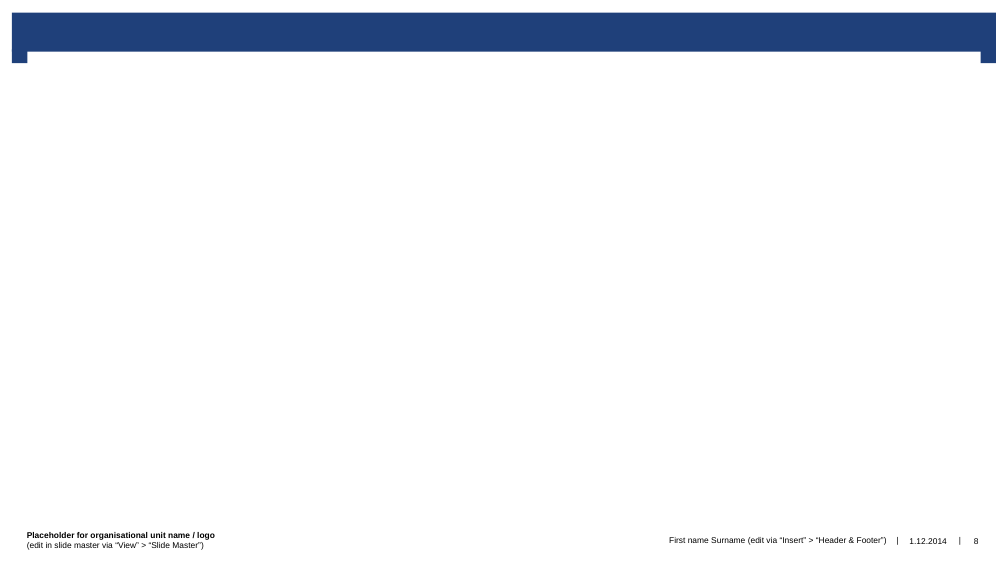
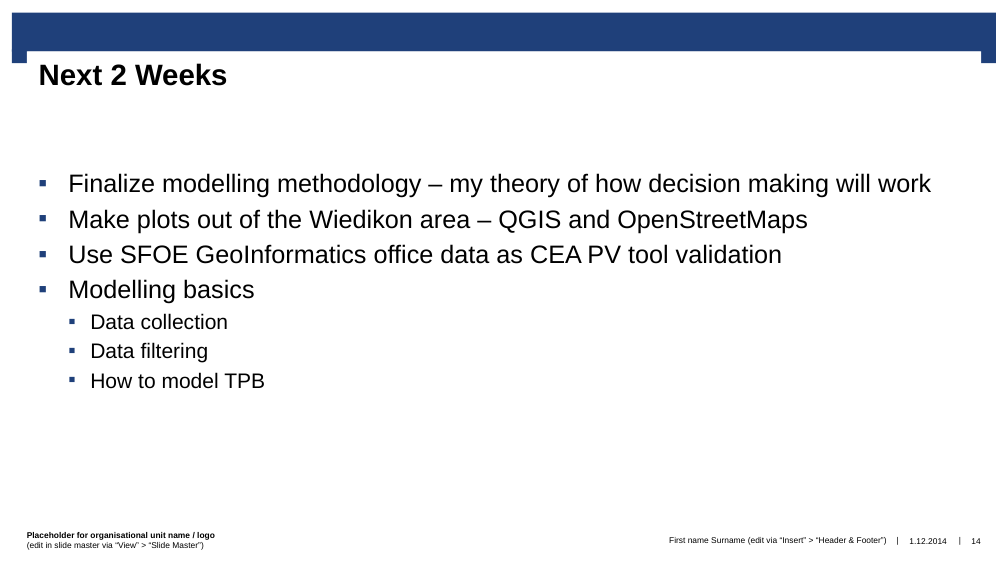
Before and after one commit to prakharmehta95/Thesis, a slide deck: slide 14 of PM/Presentations/PM_ThesisUpdates_Jan25.pptx (slide 8 before the commit). Drawn at 1008x567 pixels with LibreOffice and Linux fonts; fonts in the diff are those of the drawing; background and template pictures are left out. Boxes give left, top, right and bottom in pixels: in the first picture for what was removed or moved away, otherwise in the second. Text is boxed around its words. In the diff, an @@ line names an element or a change of style, - is before the commit and + after.

```diff
--- a/PM/Presentations/PM_ThesisUpdates_Jan25.pptx
+++ b/PM/Presentations/PM_ThesisUpdates_Jan25.pptx
@@ title added at (26,51,981,132), fill #FFFFFF, 28 pt, text #000000, bold @@
+Next 2 Weeks
@@ text added at (68,173,931,389), 24 pt, text #000000 @@
+▪ Finalize modelling methodology – my theory of how decision making will work
+▪ Make plots out of the Wiedikon area – QGIS and OpenStreetMaps
+▪ Use SFOE GeoInformatics office data as CEA PV tool validation
+▪ Modelling basics
+  ▪ Data collection
+  ▪ Data filtering
+  ▪ How to model TPB
@@ page number at (971,538,980,544): text changed @@
-8
+14
```
Also in this commit, not shown: 7 other slides changed, 6 slides added, 2 slides removed, 7 other files.
